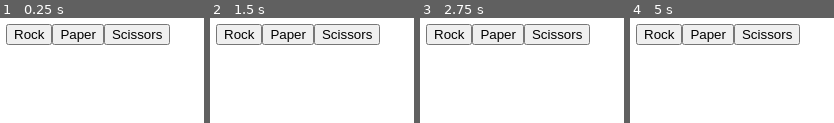
Above: before the commit, frames 1-4 (left to right).
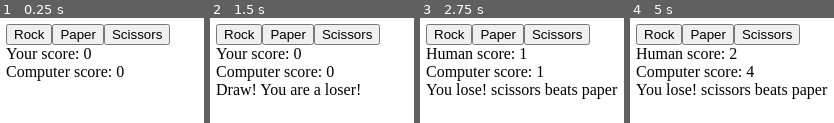
Above: after the commit, the same moments.

Repository: rotem17geron-hue/rock-paper-scissors
Game: browser game, page index.html
Two runs of this game, one before a commit and one after it. Both use one fixed random seed, a clock stepped at 60 frames per second and the inputs below.
Inputs:
- Up to frame 1 (0.25 s): no input
- Up to frame 2 (1.5 s): click "Paper" at 1.27 s
- Up to frame 3 (2.75 s): click "Rock" at 1.87 s; click "Scissors" at 2.02 s; click "Paper" at 2.47 s
- Up to frame 4 (5 s): click "Scissors" at 3.07 s; click "Rock" at 3.67 s; click "Rock" at 4.27 s; click "Scissors" at 4.52 s; click "Paper" at 4.87 s

The runs differ from the first frame. In frame 1, 4.0% of the frame differs, in the area x 2-61%, y 28-60%; in frame 2, 6.9%; in frame 3, 8.4%; in frame 4, 8.4%, in the area x 2-98%, y 28-78%.

Commit message:
finish web GUI

Diff:
--- a/script.js
+++ b/script.js
@@ -16,28 +16,30 @@
         options = {"rock":1, "paper":2, "scissors":3};
         console.log("User: ", humanChoice)
         console.log("computer: ", computerChoice)
-        difference = options[humanChoice.toLowerCase()] - options[computerChoice];
+        difference = options[humanChoice] - options[computerChoice];
         if (difference === 0) {
-            console.log("Draw! You are a loser!")
+            roundResult.innerHTML = "Draw! You are a loser!";
         } else if (difference === 2 || difference === -1) {
-            console.log("You lose!", computerChoice, "beats", humanChoice.toLowerCase())
+            roundResult.innerHTML = `You lose! ${computerChoice} beats ${humanChoice}`;
             computerScore += 1;
+            computerScoreDisplay.innerHTML = `Computer score: ${computerScore}`
         } else {
-            console.log("You win!", humanChoice.toLowerCase(), "beats", computerChoice)
+            roundResult.innerHTML = `You win! ${humanChoice} beats ${computerChoice}`;
             humanScore += 1;
+            humanScoreDisplay.innerHTML = `Human score: ${humanScore}`
         }
     }
 
-    let humanScore = 0;
-    let computerScore = 0;
+    playRound(humanChoice, getComputerChoice());
+    if (humanScore === 5) {
+        winner.innerHTML = "You won!"
+    } else if (computerScore === 5) {
+        winner.innerHTML = "Computer won!"
+    }
+}
 
-    //for (let i = 0; i < 5; i++) {
-    //}
-    playRound(humanChoice, getComputerChoice());
-
-    console.log("Your score:", humanScore)
-    console.log("Computer score:", computerScore)
-}
+let humanScore = 0;
+let computerScore = 0;
 
 const rockButton = document.createElement("button");
 const paperButton = document.createElement("button");
@@ -62,3 +64,20 @@
 scissorsButton.addEventListener('click', function(){
     playGame("scissors");
 });
+
+const display = document.createElement("div");
+document.body.appendChild(display);
+
+const humanScoreDisplay = document.createElement("div");
+humanScoreDisplay.innerHTML = "Your score: 0"
+display.appendChild(humanScoreDisplay);
+
+const computerScoreDisplay = document.createElement("div");
+computerScoreDisplay.innerHTML = "Computer score: 0"
+display.appendChild(computerScoreDisplay);
+
+const roundResult = document.createElement("div");
+display.appendChild(roundResult);
+
+const winner = document.createElement("div");
+display.appendChild(winner);
